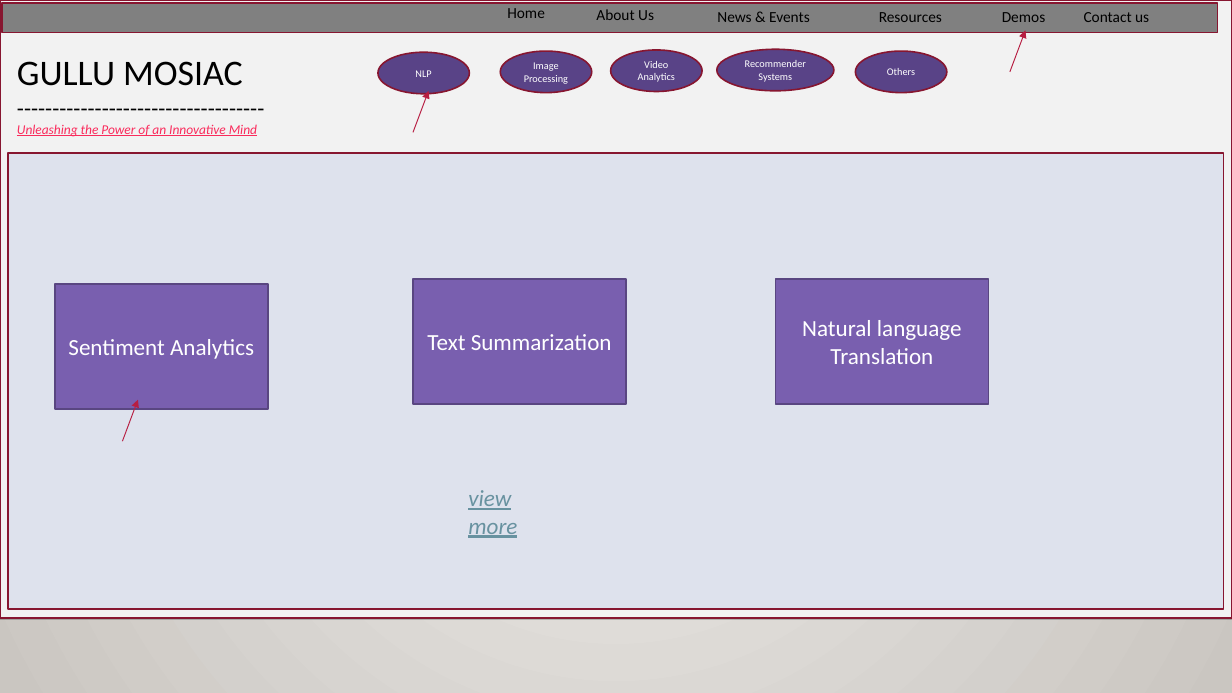
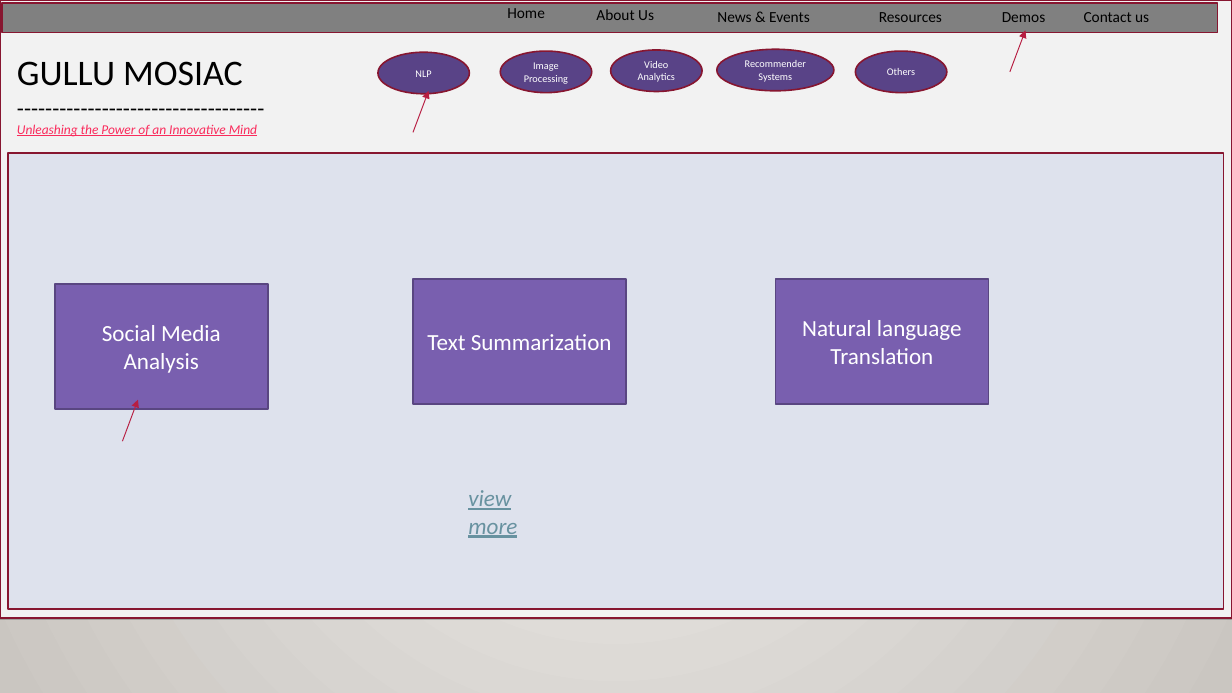
Before and after one commit to kunduruanil/SocialMedia, a slide deck: slide 2 of docs/GULLU.pptx. Drawn at 1232x693 pixels with LibreOffice and Linux fonts; fonts in the diff are those of the drawing; background and template pictures are left out. Boxes give left, top, right and bottom in pixels: in the first picture for what was removed or moved away, otherwise in the second. Text is boxed around its words. In the diff, an @@ line names an element or a change of style, - is before the commit and + after.

```diff
--- a/docs/GULLU.pptx
+++ b/docs/GULLU.pptx
@@ text in rectangle at (x1=102, y1=325, x2=221, y2=373): text changed @@
-Sentiment Analytics
+Social Media Analysis
```
Also in this commit, not shown: 4 other slides changed, 6 other files.
